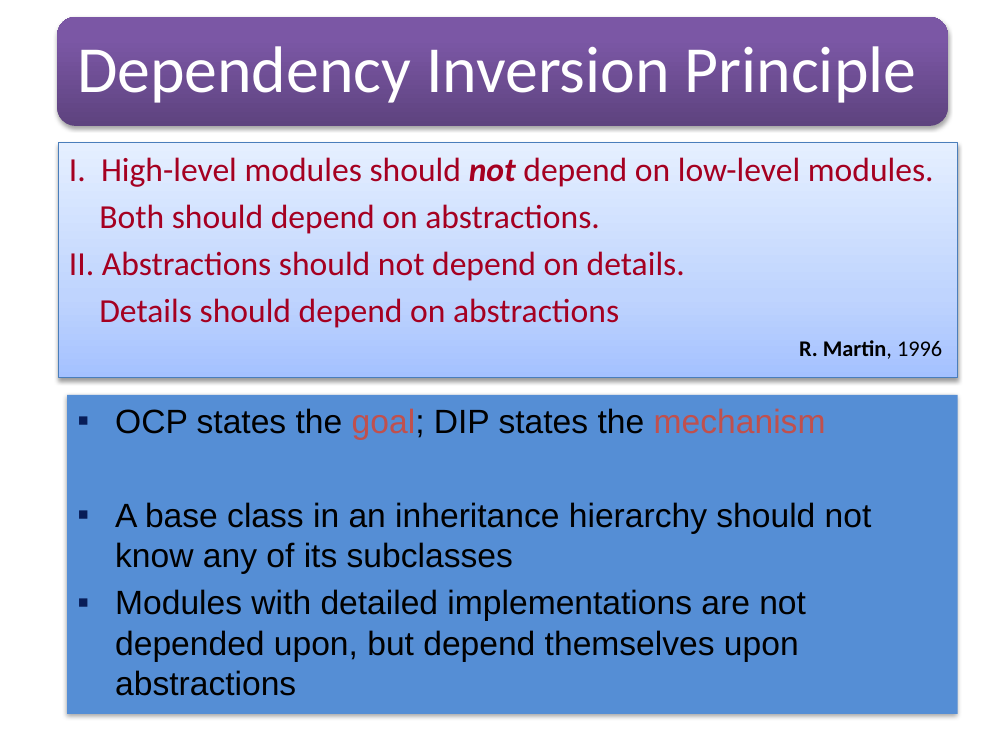
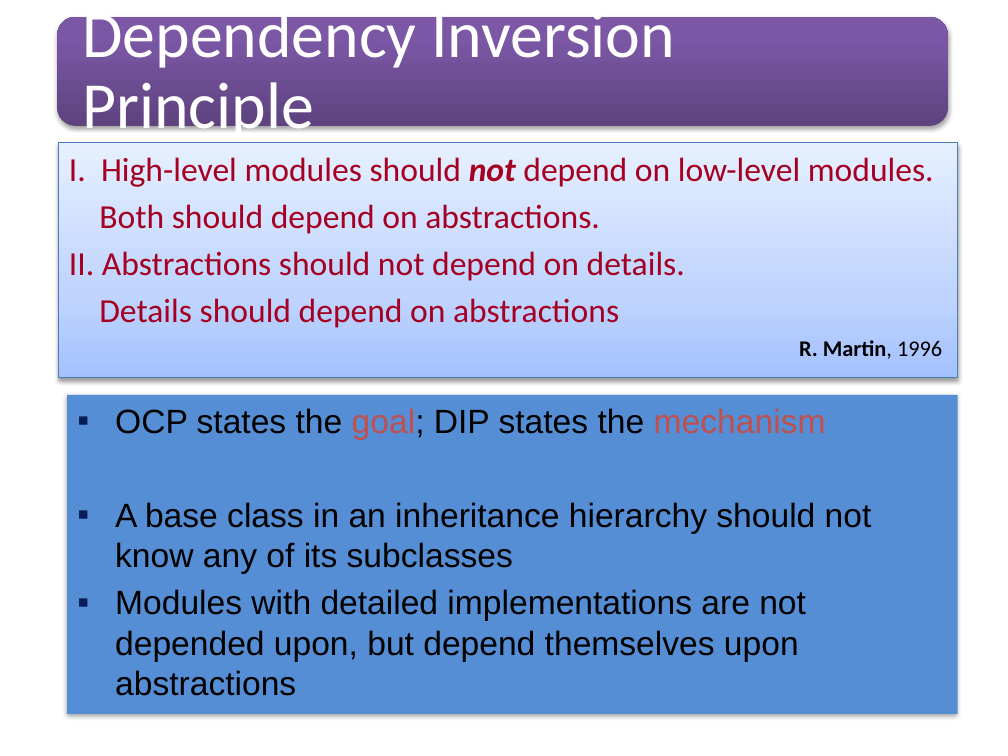
Before and after one commit to soyebparvez/DesignPatternData, a slide deck: slide 19 of Design Principle.pptx. Drawn at 1008x756 pixels with LibreOffice and Linux fonts; fonts in the diff are those of the drawing. Boxes give left, top, right and bottom in pixels: in the first picture for what was removed or moved away, otherwise in the second. Text is boxed around its words. In the diff, an @@ line names an element or a change of style, - is before the commit and + after.

```diff
--- a/Design Principle.pptx
+++ b/Design Principle.pptx
@@ text "Dependency Inversion Principle" rewrapped from (77,46,917,103) to (82,3,675,144) @@
```
Also in this commit, not shown: 18 other slides changed.
